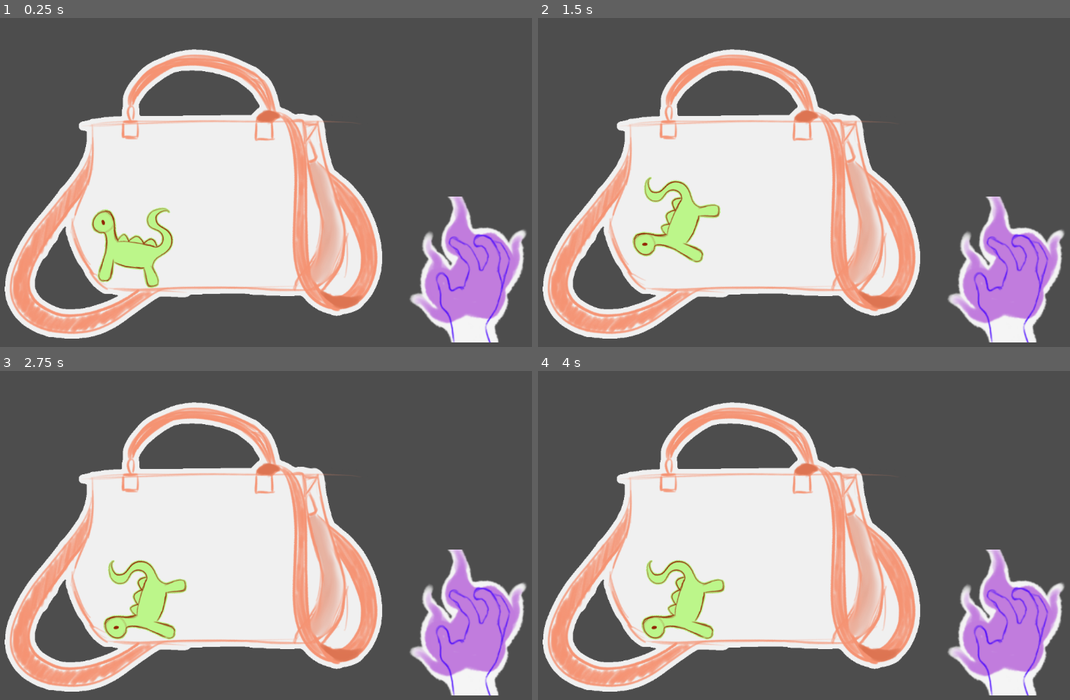
Above: before the commit, frames 1-4 (two rows, left to right).
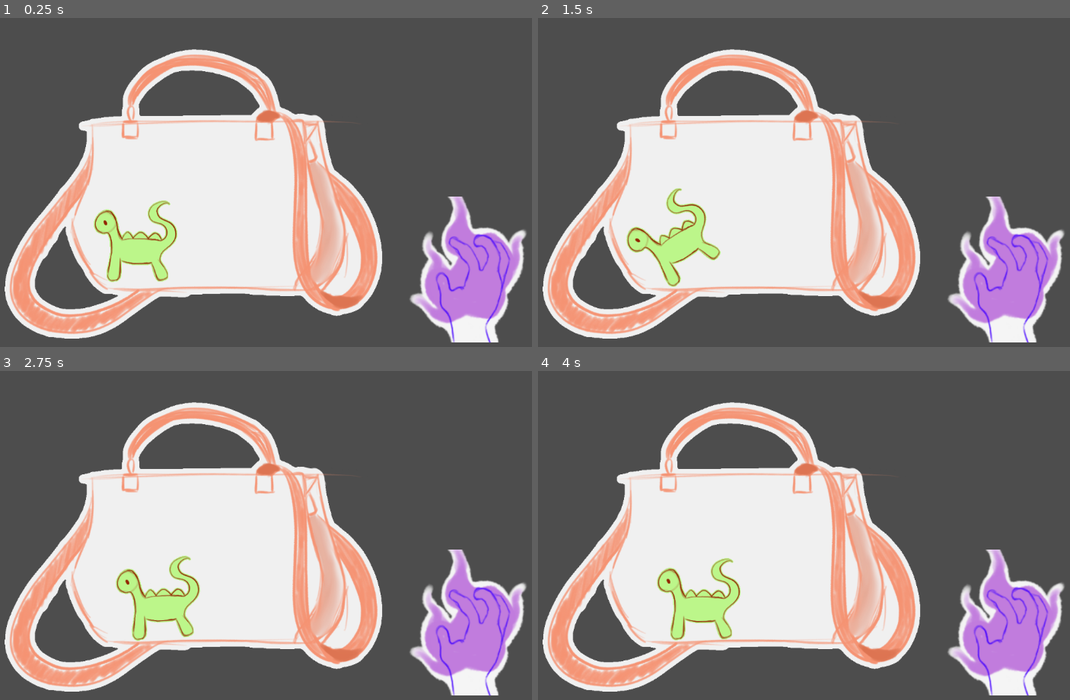
Above: after the commit, the same moments.

Repository: chfranzUCSC/170-prototype-2
Game: Godot game, scene res://main.tscn
The game is run twice, just before and just after one commit, with the same random seed, the same clock (stepped at 60 frames per second) and the same inputs.
Inputs (mouse positions are in pixels of both pictures, inside the frame that each line leads up to):
- Up to frame 1 (0.25 s): no input
- Up to frame 2 (1.5 s): drag from (1006, 284) to (851, 113) at 0.52 s; drag from (671, 205) to (761, 254) at 1.27 s
- Up to frame 3 (2.75 s): move the mouse to (313, 466) at 2.02 s; click (313, 466) at 2.17 s
- Up to frame 4 (4 s): drag from (761, 607) to (607, 489) at 2.77 s; move the mouse to (974, 591) at 3.52 s; click (974, 591) at 3.67 s

The runs differ from the first frame. In frame 1, 1.6% of the frame differs, in the area x 17-34%, y 55-83%; in frame 2, 2.3%; in frame 3, 2.6%; in frame 4, 2.6%, in the area x 19-39%, y 56-82%.

Commit message:
made it so gravity isn't applied to items while they're being controlled

Diff:
--- /dev/null
+++ b/TargetableItem.tscn
@@ -0,0 +1,6 @@
+[gd_scene load_steps=2 format=3 uid="uid://cb2c7kv2238iq"]
+
+[ext_resource type="Script" uid="uid://311y4p74hkma" path="res://targetable_item.gd" id="1_vonsx"]
+
+[node name="TargetableItem" type="RigidBody2D"]
+script = ExtResource("1_vonsx")
--- a/control.gd
+++ b/control.gd
@@ -15,19 +15,23 @@
 	if event is InputEventMouseButton and event.button_index == MOUSE_BUTTON_LEFT:
 		is_dragging = event.is_pressed()
 
+		if is_dragging:
+			if chosen_item and chosen_item.has_method("start_lift"):
+				chosen_item.start_lift()
+
 		if not is_dragging:
+			if chosen_item and chosen_item.has_method("stop_lift"):
+				chosen_item.stop_lift()
 			self.position = original_position
 
 	if event is InputEventMouseMotion and is_dragging:
 		self.position += event.relative
-
 		mouse_motion_delta += event.relative
 
 func _process(delta):
 	if is_dragging and chosen_item:
 		if mouse_motion_delta != Vector2.ZERO:
 			var target_velocity = mouse_motion_delta / delta
-
 			chosen_item.control_item_velo(target_velocity)
 		else:
 			chosen_item.control_item_velo(Vector2.ZERO)
--- a/itemDino.tscn
+++ b/itemDino.tscn
@@ -1,12 +1,13 @@
-[gd_scene load_steps=2 format=3 uid="uid://bm05fg74eakng"]
+[gd_scene load_steps=3 format=3 uid="uid://tcglwgwm12nw"]
 
 [ext_resource type="Texture2D" uid="uid://canpdm8gy1q01" path="res://assets/dino.png" id="1_3d76s"]
+[ext_resource type="PackedScene" uid="uid://cb2c7kv2238iq" path="res://TargetableItem.tscn" id="1_aiugo"]
 
-[node name="Dino" type="RigidBody2D"]
+[node name="itemDino" instance=ExtResource("1_aiugo")]
 
-[node name="Sprite2D" type="Sprite2D" parent="."]
+[node name="Sprite2D" type="Sprite2D" parent="." index="0"]
 texture = ExtResource("1_3d76s")
 
-[node name="CollisionPolygon2D" type="CollisionPolygon2D" parent="."]
+[node name="CollisionPolygon2D" type="CollisionPolygon2D" parent="." index="1"]
 position = Vector2(1, 0)
 polygon = PackedVector2Array(-33, 73, -53, 71, -52, -12, -77, -21, -79, -44, -49, -61, -29, -15, 40, -16, 25, -43, 22, -62, 55, -79, 49, -53, 78, -13, 52, 28, 60, 67, 40, 73, 31, 43, -27, 39)
--- a/main.tscn
+++ b/main.tscn
@@ -1,17 +1,11 @@
-[gd_scene load_steps=7 format=3 uid="uid://cwtftb5ha2b25"]
+[gd_scene load_steps=5 format=3 uid="uid://cwtftb5ha2b25"]
 
-[ext_resource type="Script" uid="uid://rw0lh3ghtrdv" path="res://wallet.gd" id="1_ig7tw"]
 [ext_resource type="Script" uid="uid://deajgediynv36" path="res://control.gd" id="2_0xm2m"]
 [ext_resource type="Texture2D" uid="uid://b0177rabe42hi" path="res://assets/purse.png" id="3_h2yge"]
-[ext_resource type="PackedScene" uid="uid://bm05fg74eakng" path="res://itemDino.tscn" id="4_1bvp3"]
+[ext_resource type="PackedScene" uid="uid://tcglwgwm12nw" path="res://itemDino.tscn" id="4_1bvp3"]
 [ext_resource type="Texture2D" uid="uid://b6w1nbiuxr2jl" path="res://assets/hand.png" id="5_lquwl"]
-[ext_resource type="Script" uid="uid://311y4p74hkma" path="res://targetable_item.gd" id="6_7mycd"]
 
 [node name="Main" type="Node2D"]
-
-[node name="RigidBody2D" parent="." instance=ExtResource("4_1bvp3")]
-position = Vector2(335, 419)
-script = ExtResource("1_ig7tw")
 
 [node name="purse" type="StaticBody2D" parent="."]
 
@@ -33,12 +27,12 @@
 offset_right = 1061.0
 offset_bottom = 618.0
 script = ExtResource("2_0xm2m")
-chosen_item = NodePath("../RigidBody2D")
+chosen_item = NodePath("../itemDino")
 
 [node name="Sprite2D" type="Sprite2D" parent="Control"]
 position = Vector2(75, 78)
 scale = Vector2(1.305, 1.385)
 texture = ExtResource("5_lquwl")
 
-[node name="TargetableItem" type="RigidBody2D" parent="."]
-script = ExtResource("6_7mycd")
+[node name="itemDino" parent="." instance=ExtResource("4_1bvp3")]
+position = Vector2(353, 399)
--- a/targetable_item.gd
+++ b/targetable_item.gd
@@ -1,6 +1,5 @@
 extends RigidBody2D
 
-var gravity = ProjectSettings.get_setting("physics/2d/default_gravity")
 
 var is_controlled: = false;
 var start_position: Vector2
--- a/wallet.gd
+++ /dev/null
@@ -1,27 +0,0 @@
-extends RigidBody2D
-
-var gravity = ProjectSettings.get_setting("physics/2d/default_gravity")
-
-var is_controlled = false
-var start_position: Vector2
-
-
-var wallet_size: Vector2
-
-func _ready():
-	start_position = self.global_position
-
-func _physics_process(_delta):
-	if is_controlled:
-		gravity_scale = 0.0
-	else:
-		gravity_scale = 1.0
-	is_controlled = false
-
-
-
-
-
-func control_item_velo(new_velo):
-	apply_force(new_velo)
-	is_controlled = true
Not shown, removed: wallet.gd.uid
